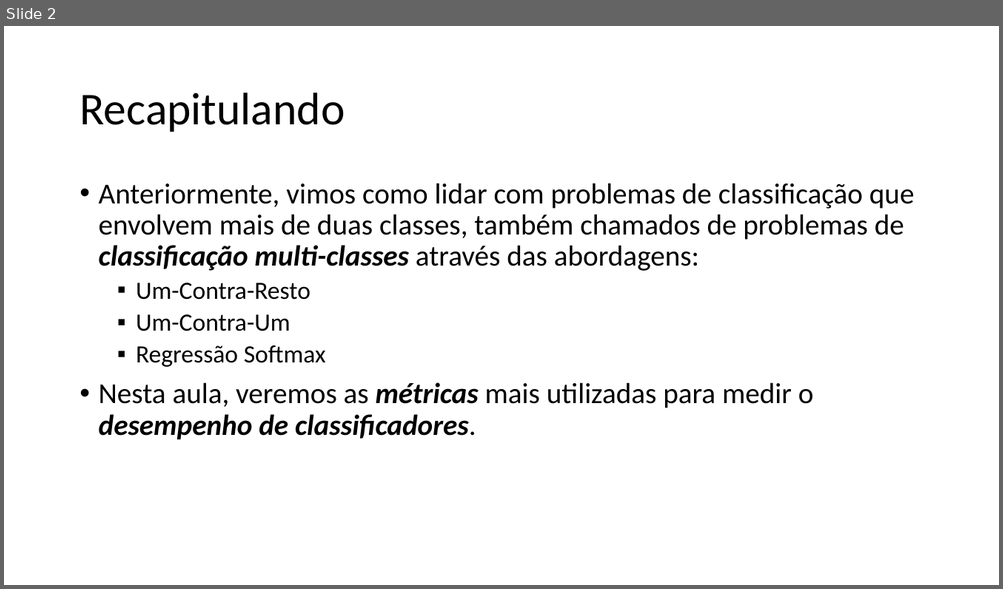
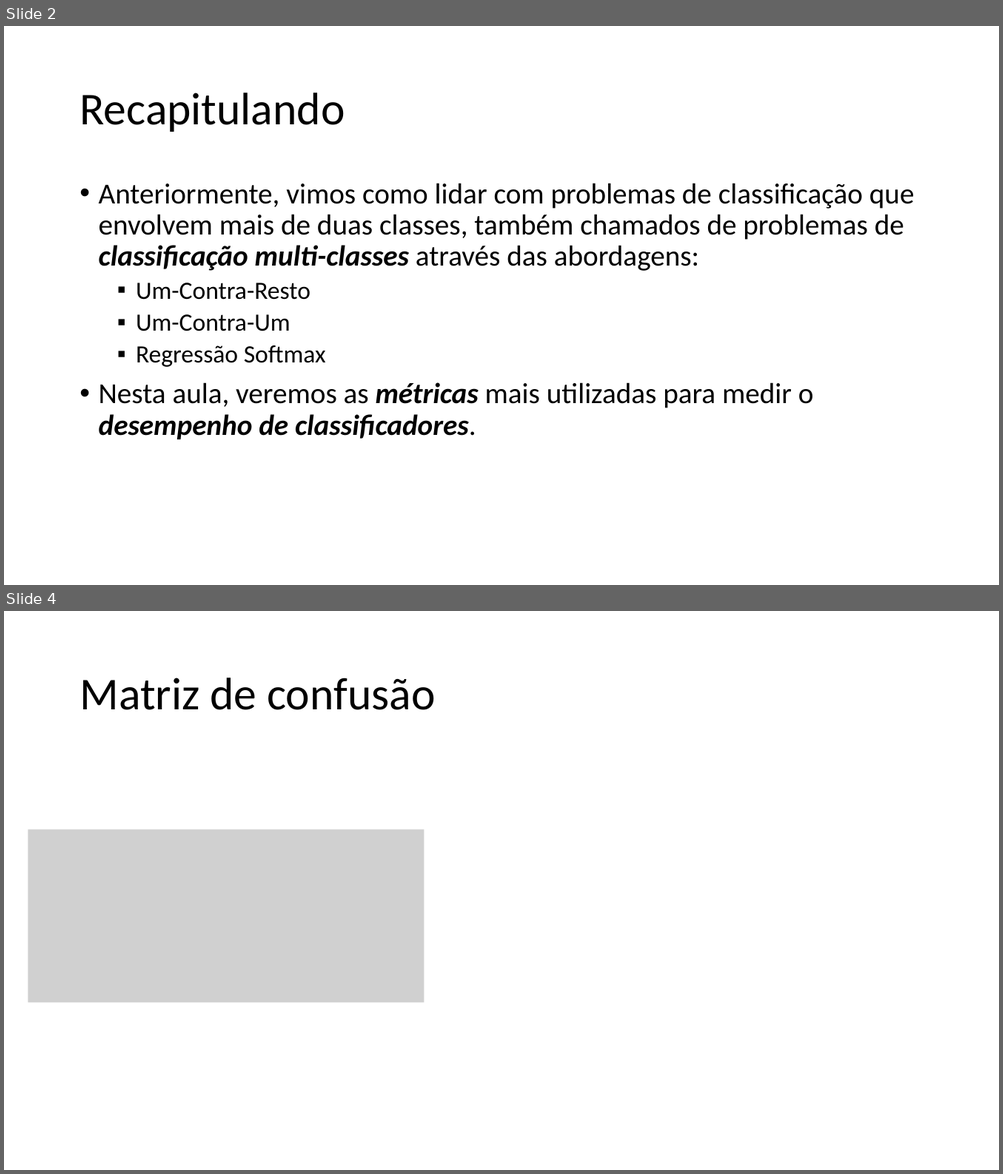
Before and after one commit to zz4fap/t320_aprendizado_de_maquina, a slide deck: slides/T320_Classificação (Parte V).pptx. Shown one above the other, each under a label of ours: slide 2 before the commit, slides 2 and 4 after it; the slides between them are not shown. The pictures are 1003x589 and 1003x1174 pixels, drawn with LibreOffice and Linux fonts; fonts in the diff are those of the drawing; grey boxes stand for pictures. Boxes give left, top, right and bottom in pixels: in the first picture for what was removed or moved away, otherwise in the second. Text is boxed around its words. In the diff, an @@ line names an element or a change of style, - is before the commit and + after.

```diff
--- a/slides/T320_Classificação (Parte V).pptx
+++ b/slides/T320_Classificação (Parte V).pptx
@@ slide 4 added at [4,611,999,1170], background #FFFFFF @@
@@ title added at [79,678,435,710], 44 pt, text #000000 @@
+Matriz de confusão
@@ picture added at [28,829,424,1002] @@
```
Also in this commit, not shown: 3 slides changed, 12 other slides added, 4 slides removed.
